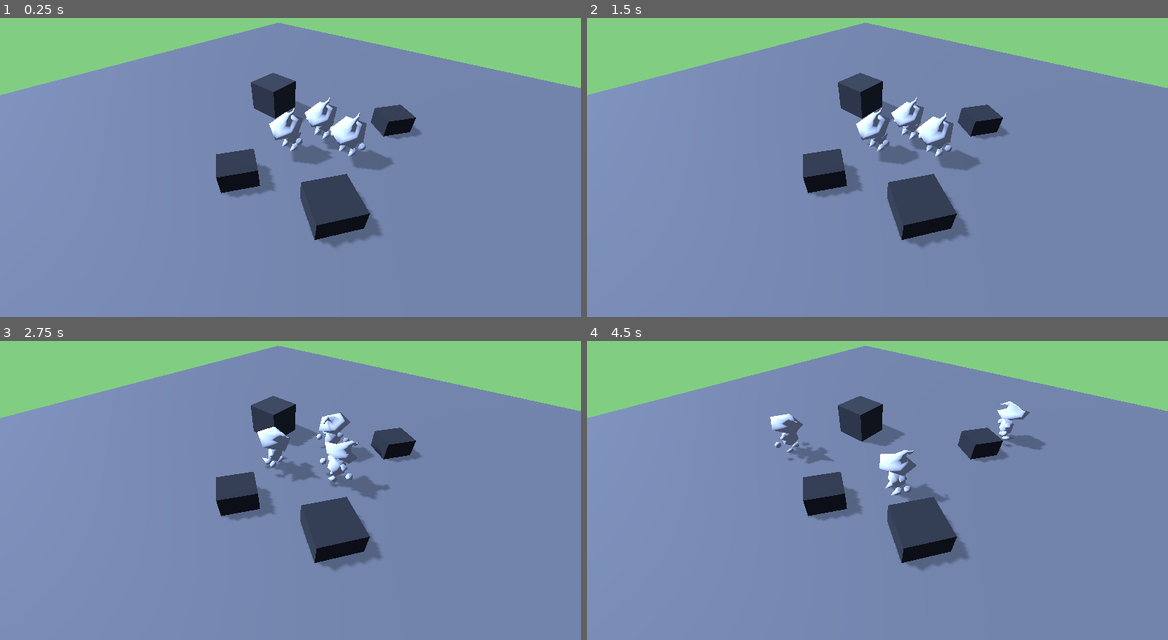
Above: before the commit, frames 1-4 (two rows, left to right).
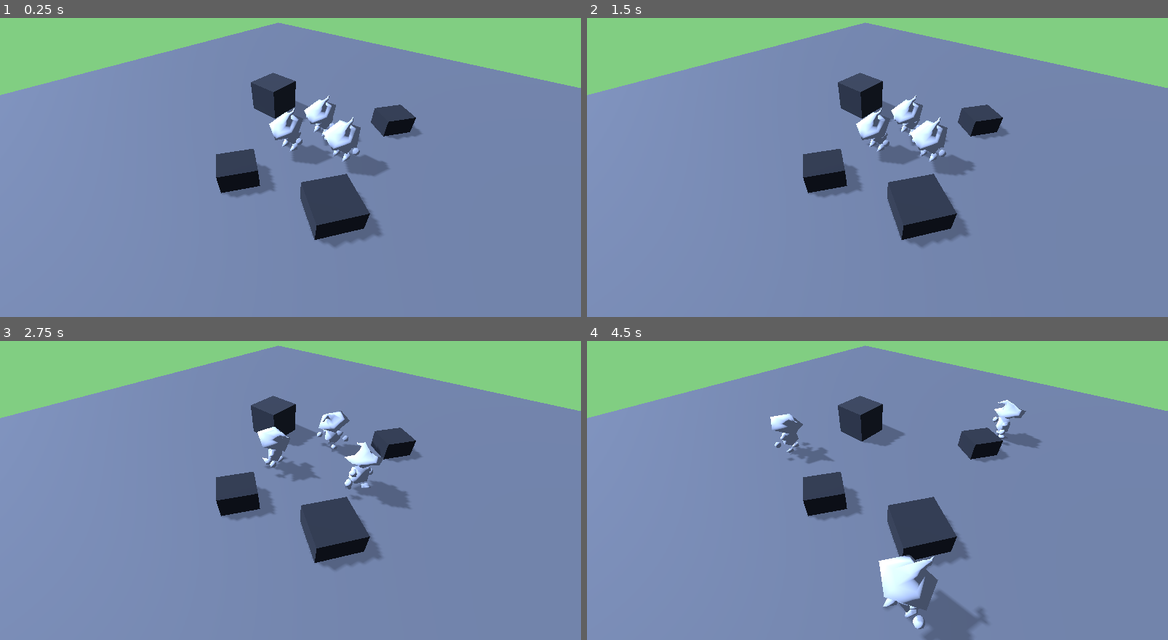
Above: after the commit, the same moments.

Repository: Momonyaro/den-of-adventurers
Game: Godot game, scene res://Scenes/Testing.tscn
Same seed, same stepped clock (60 frames per second), same inputs: the game is played once before the commit and once after it.
Inputs (mouse positions are in pixels of both pictures, inside the frame that each line leads up to):
- Up to frame 1 (0.25 s): no input
- Up to frame 2 (1.5 s): move the mouse to (1005, 137) at 0.52 s; click (1005, 137) at 0.67 s; move the mouse to (761, 170) at 1.27 s; click (761, 170) at 1.42 s
- Up to frame 3 (2.75 s): move the mouse to (348, 403) at 2.02 s; click (348, 403) at 2.17 s
- Up to frame 4 (4.5 s): move the mouse to (848, 541) at 2.77 s; click (848, 541) at 2.92 s; move the mouse to (1051, 526) at 3.52 s; click (1051, 526) at 3.67 s; move the mouse to (703, 427) at 4.27 s; click (703, 427) at 4.42 s

The runs differ from the first frame. In frame 1, 1.1% of the frame differs, in the area x 52-68%, y 25-53%; in frame 2, 1.1%; in frame 3, 1.6%; in frame 4, 3.8%, in the area x 50-79%, y 19-100%.

Commit message:
added on click event for agents

Diff:
--- a/Scenes/Testing.tscn
+++ b/Scenes/Testing.tscn
@@ -64,41 +64,41 @@
 shadow_blur = 2.15
 
 [node name="Agent" type="CharacterBody3D" parent="."]
+collision_layer = 64
 script = ExtResource("4_bbaja")
 move_speed = 2.0
 
 [node name="CollisionShape3D" type="CollisionShape3D" parent="Agent"]
 transform = Transform3D(1, 0, 0, 0, 1, 0, 0, 0, 1, 0, 0.528857, 0)
 shape = SubResource("CapsuleShape3D_ki8gd")
-disabled = true
 
 [node name="little_guy" parent="Agent" instance=ExtResource("4_mij7i")]
 
 [node name="NavigationAgent3D" type="NavigationAgent3D" parent="Agent"]
 
 [node name="Agent2" type="CharacterBody3D" parent="."]
-transform = Transform3D(1, 0, 0, 0, 1, 0, 0, 0, 1, 1.27316, -4.76837e-07, -0.841747)
+transform = Transform3D(1, 0, 0, 0, 1, 0, 0, 0, 1, 1.25196, 0, -0.585099)
+collision_layer = 64
 script = ExtResource("4_bbaja")
 move_speed = 2.0
 
 [node name="CollisionShape3D" type="CollisionShape3D" parent="Agent2"]
 transform = Transform3D(1, 0, 0, 0, 1, 0, 0, 0, 1, 0, 0.528857, 0)
 shape = SubResource("CapsuleShape3D_ki8gd")
-disabled = true
 
 [node name="little_guy" parent="Agent2" instance=ExtResource("4_mij7i")]
 
 [node name="NavigationAgent3D" type="NavigationAgent3D" parent="Agent2"]
 
 [node name="Agent3" type="CharacterBody3D" parent="."]
-transform = Transform3D(1, 0, 0, 0, 1, 0, 0, 0, 1, 0.339835, -4.76837e-07, -1.00289)
+transform = Transform3D(1, 0, 0, 0, 1, 0, 0, 0, 1, 0.241555, -0.0108199, -1.10955)
+collision_layer = 64
 script = ExtResource("4_bbaja")
 move_speed = 2.0
 
 [node name="CollisionShape3D" type="CollisionShape3D" parent="Agent3"]
 transform = Transform3D(1, 0, 0, 0, 1, 0, 0, 0, 1, 0, 0.528857, 0)
 shape = SubResource("CapsuleShape3D_ki8gd")
-disabled = true
 
 [node name="little_guy" parent="Agent3" instance=ExtResource("4_mij7i")]
 
@@ -140,3 +140,7 @@
 mesh = SubResource("BoxMesh_0jipx")
 skeleton = NodePath("../../NavigationObstacle3D2")
 surface_material_override/0 = SubResource("StandardMaterial3D_jqbs5")
+
+[connection signal="input_event" from="Agent" to="Agent" method="_on_input_event"]
+[connection signal="input_event" from="Agent2" to="Agent2" method="_on_input_event"]
+[connection signal="input_event" from="Agent3" to="Agent3" method="_on_input_event"]
--- a/Scripts/Test/AgentTest.gd
+++ b/Scripts/Test/AgentTest.gd
@@ -28,12 +28,12 @@
 func _physics_process(delta):
 	var pos = global_transform.origin;
 	var next_pos = nav_agent.get_next_path_position();
-	if nav_agent.distance_to_target() > .1 and next_pos != pos:
+	if (nav_agent.distance_to_target() > .1 and next_pos != pos) and current_anim != "CHEER":
 		look_at(next_pos, Vector3.UP);
 		self.rotate_object_local(Vector3.UP, PI);
 	var new_velocity: Vector3 = (next_pos - pos).normalized() * move_speed;
 
-	if pos.distance_to(next_pos) < .1 and current_anim != "CHEER":
+	if pos.distance_to(next_pos) < .1 or current_anim == "CHEER":
 		new_velocity = Vector3.ZERO;
 
 	if new_velocity.length() > 0:
@@ -65,3 +65,11 @@
 		return false;
 	current_anim = name;
 	return true;
+
+
+func _on_input_event(camera, event, position, normal, shape_idx):
+	if event is InputEventMouseButton:
+		if event.button_index == MOUSE_BUTTON_LEFT:
+			if try_set_anim("CHEER"):
+				anim_player.play(current_anim, 0.25);
+	pass # Replace with function body.
